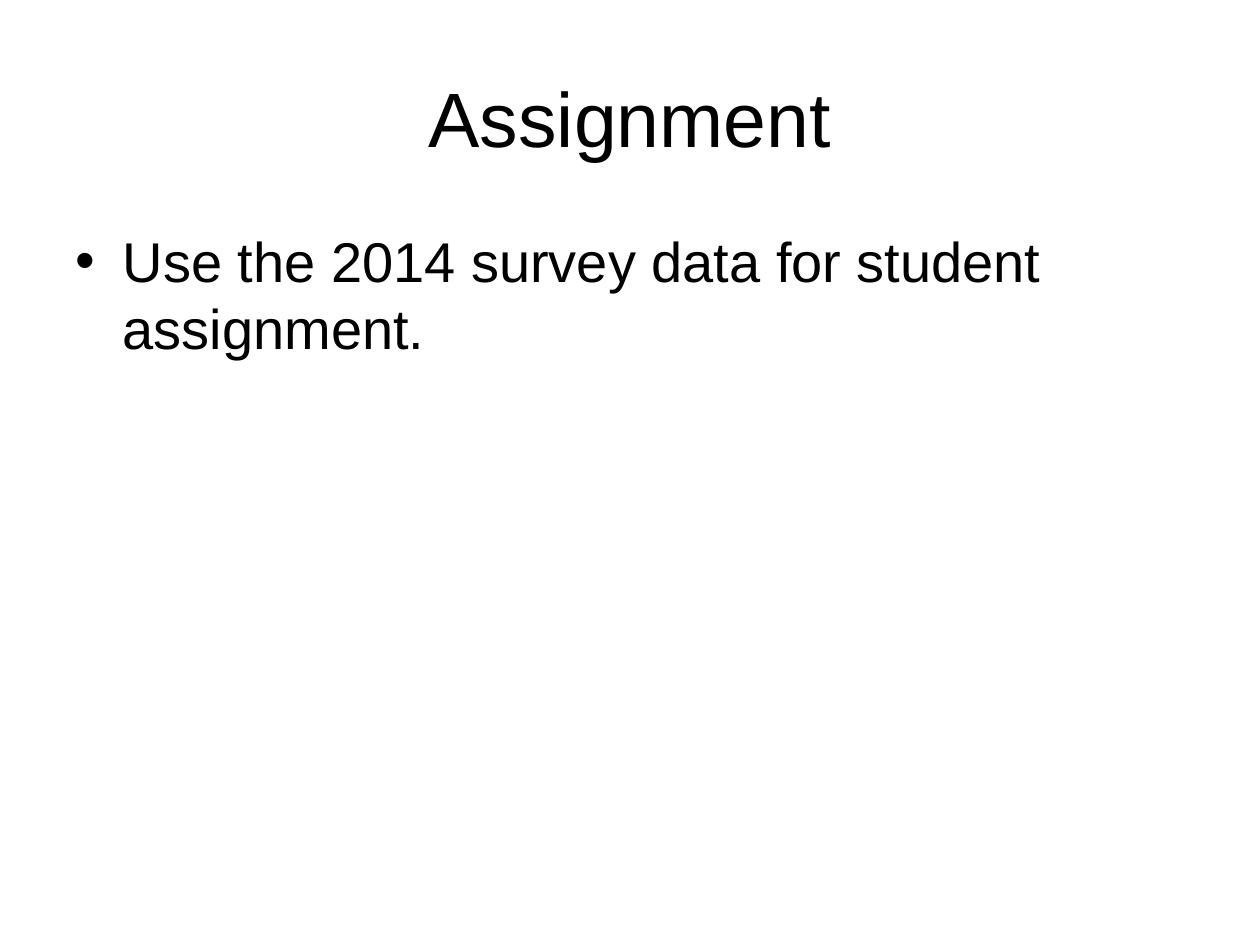
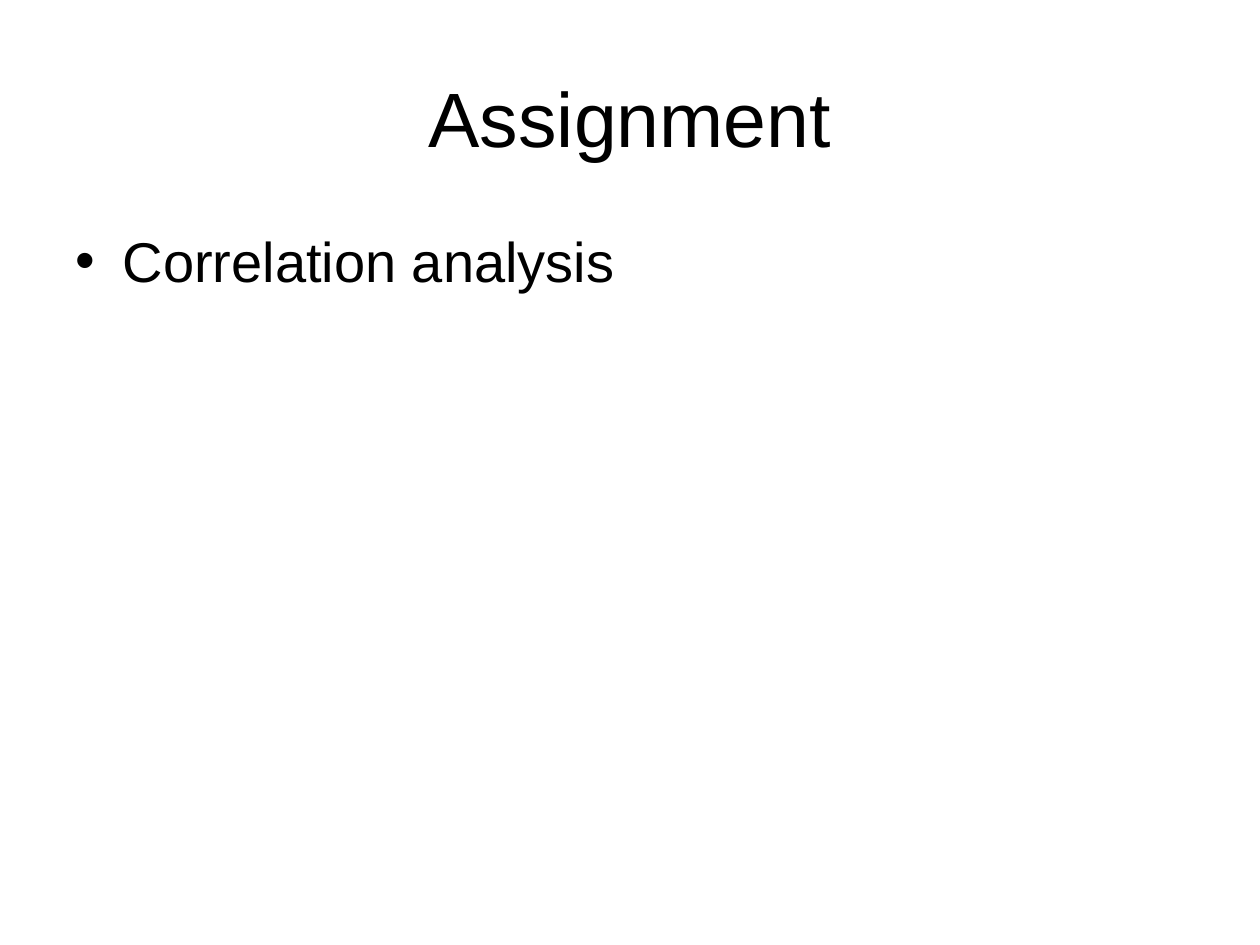
Before and after one commit to BDSpoke-UTC-Spelman-Tuskegee-WVU/R-coding-bootcamp, a slide deck: slide 19 of 4.dataWrangle-metricExample/R-data-wrangling_by_metricExample.ppt. Drawn at 1260x945 pixels with LibreOffice and Linux fonts; fonts in the diff are those of the drawing. Boxes give left, top, right and bottom in pixels: in the first picture for what was removed or moved away, otherwise in the second. Text is boxed around its words. In the diff, an @@ line names an element or a change of style, - is before the commit and + after.

```diff
--- a/4.dataWrangle-metricExample/R-data-wrangling_by_metricExample.ppt
+++ b/4.dataWrangle-metricExample/R-data-wrangling_by_metricExample.ppt
@@ text at (123,241,614,293): text changed @@
-• Use the 2014 survey data for student assignment.
+• Correlation analysis
```
Also in this commit, not shown: 4 other files.
